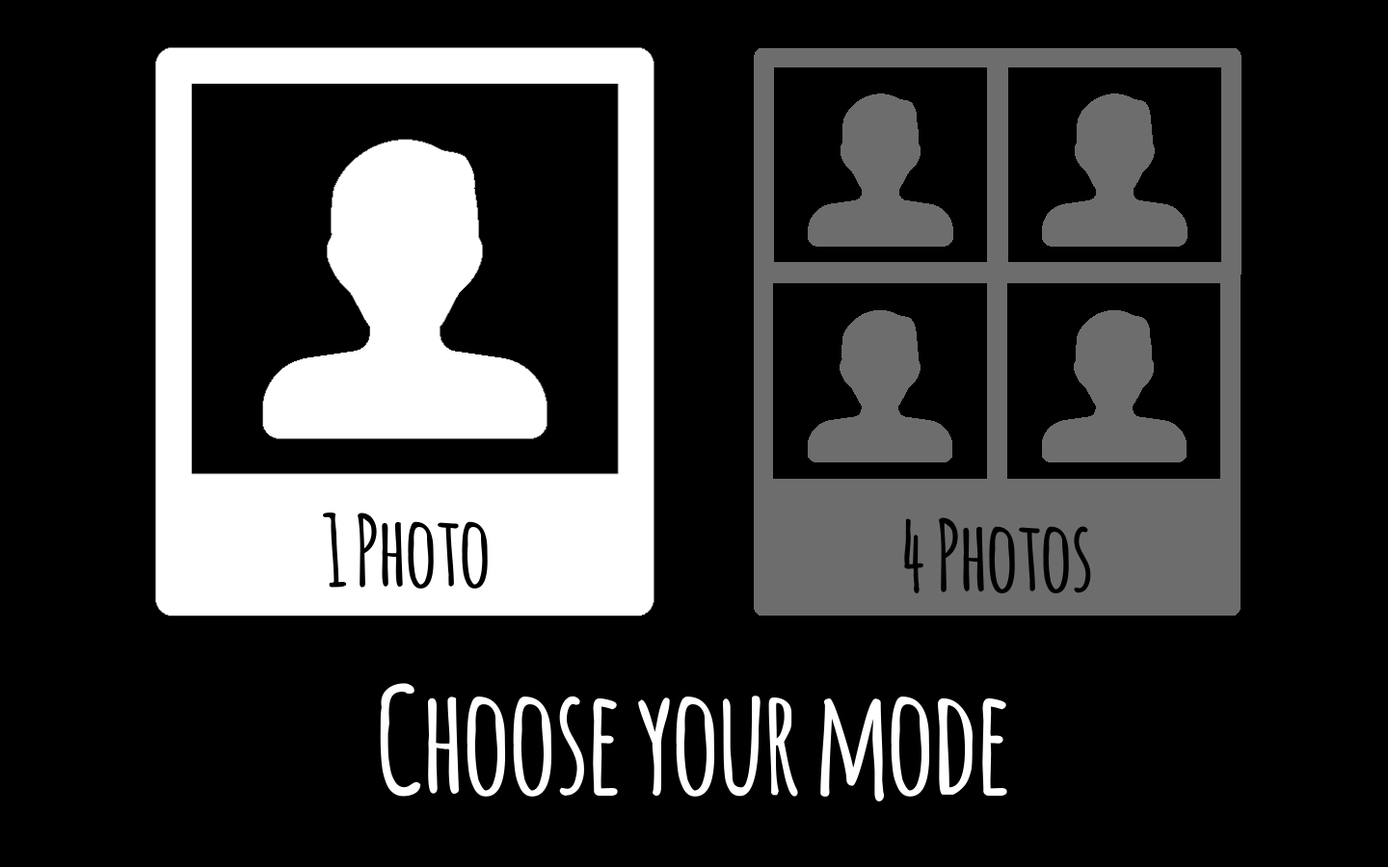
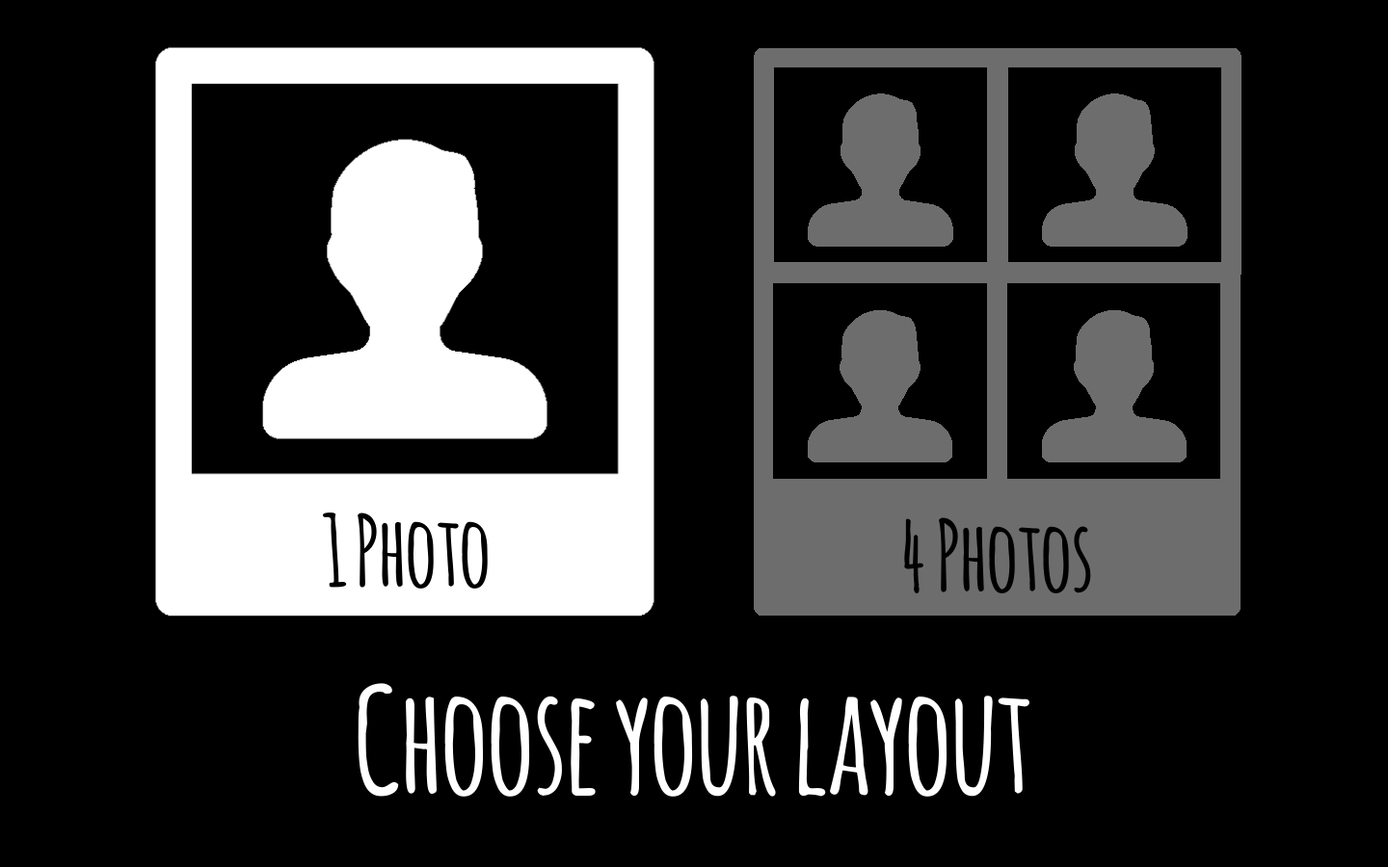
Comparing the layer stacks of the two 1388px x 867px images. Changes:
renamed "Choose your mode" to "Choose your layout", painted on it over <box>357,683,1030,802</box>
